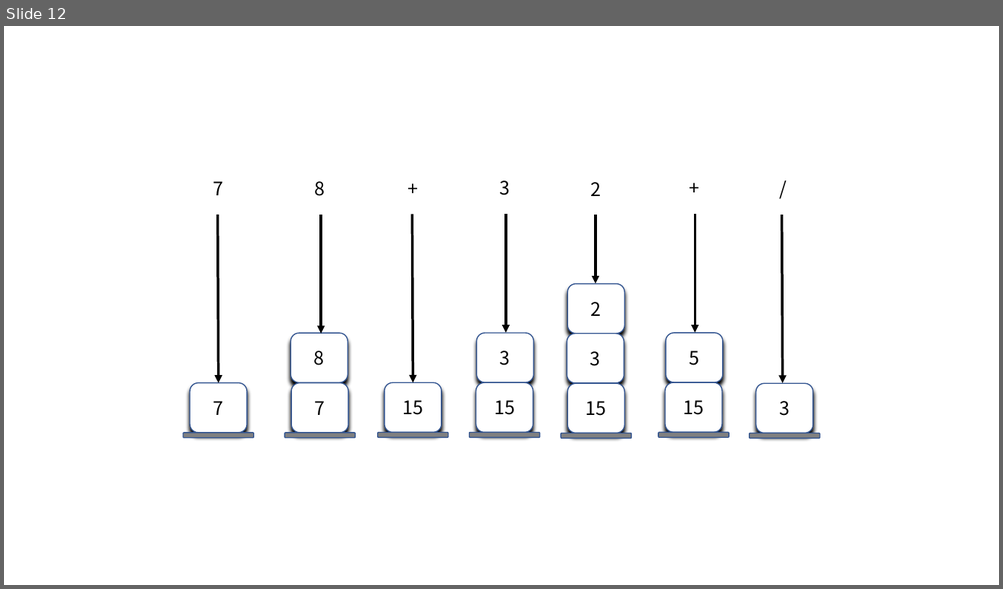
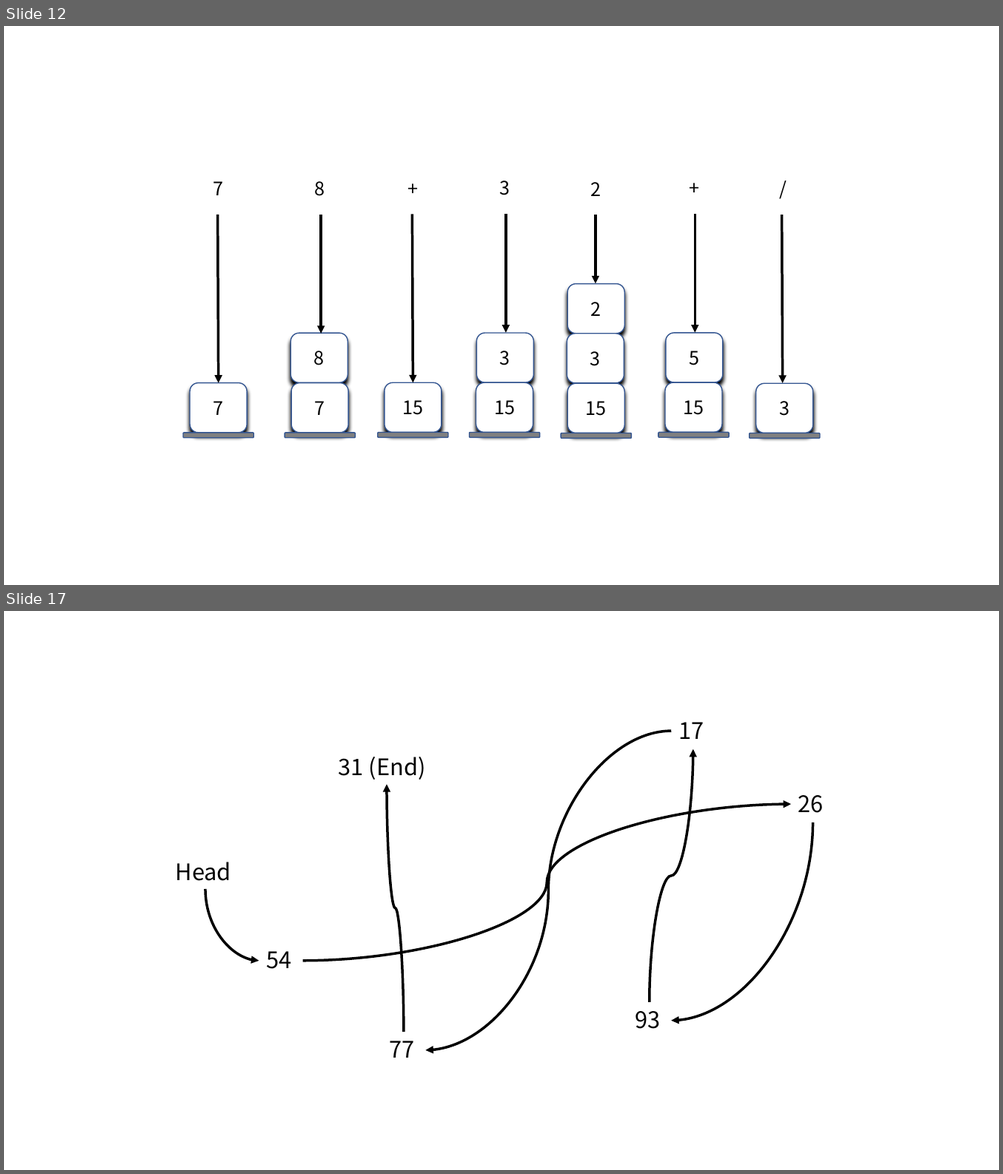
Before and after one commit to idebtor/DSpy, a slide deck: images/chap3/ch3.pptx. Shown one above the other, each under a label of ours: slide 12 before the commit, slides 12 and 17 after it; the slides between them are not shown. The pictures are 1003x589 and 1003x1174 pixels, drawn with LibreOffice and Linux fonts; fonts in the diff are those of the drawing. Boxes give left, top, right and bottom in pixels: in the first picture for what was removed or moved away, otherwise in the second. Text is boxed around its words. In the diff, an @@ line names an element or a change of style, - is before the commit and + after.

```diff
--- a/images/chap3/ch3.pptx
+++ b/images/chap3/ch3.pptx
@@ slide 17 added at bbox=[4, 611, 999, 1170], background #FFFFFF @@
@@ group added at bbox=[176, 722, 823, 1058]: 7 texts, 6 curved arrows @@
+31 (End)
+17
+26
+54
+77
+93
+Head
```
Also in this commit, not shown: 4 other slides added.
